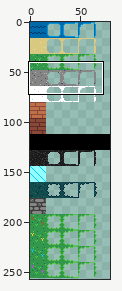
Pixel-art file -- aseprite/tiles_biome.aseprite. Above: a wide view before the commit, with the close-up outlined.
Close-up. The starting point:
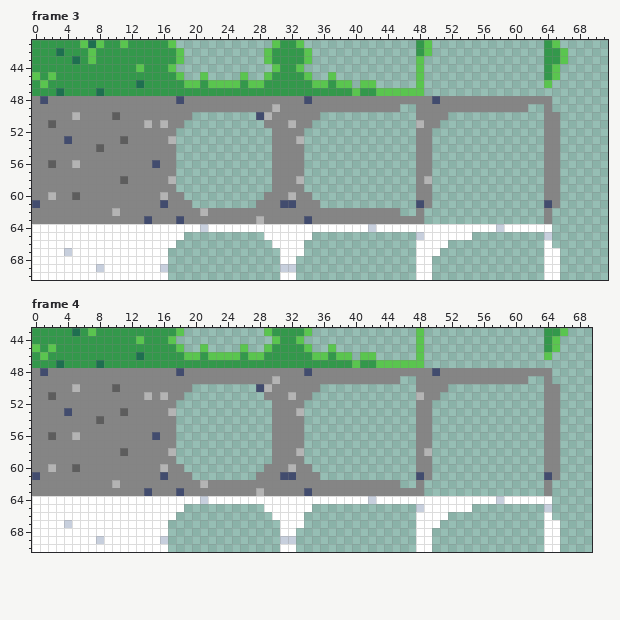
80x257 pixels, 4 frames. Shown: frame 3: x 0..71, y 41..70; frame 4: x 0..69, y 43..70. The commit also changed other frames or places, which this record leaves out.
After the commit:
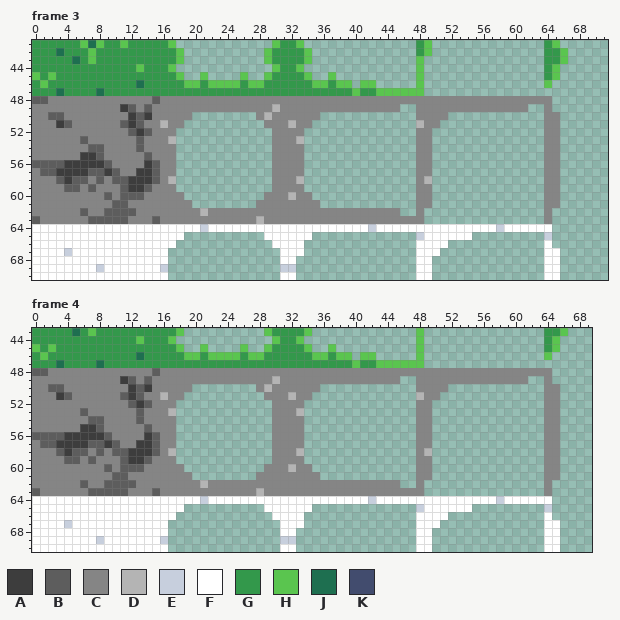
Palette (. is transparent): A #3d3d3d  B #5d5d5d  C #858585  D #b4b4b4  E #c7cfdd  F #ffffff  G #33984b  H #5ac54f  J #1e6f50  K #424c6e
Edits made:
Frame 3:
y 48: x 0..1 CK -> BB; x 15 C -> B; x 18 K -> C; x 34 K -> C; x 50 K -> C
y 49: x 11..12 CC -> AB; x 14 C -> B
y 50: x 2..3 CC -> BB; x 5 D -> C; x 10 B -> C; x 12..14 CCC -> ABA; x 28 K -> C
y 51: x 2..4 BCC -> CAB; x 11..14 CCCD -> BABC
y 52: x 12..14 CCC -> BAB
y 53: x 4 K -> C; x 6 C -> B; x 11 B -> C; x 13 C -> B
y 54: x 7 C -> B; x 13 C -> B
y 55: x 6..8 CCC -> AAB; x 14 C -> B
y 56: x 0..1 CC -> BB; x 3..9 CCDCCCC -> BAAAAAB; x 14..15 CK -> AB
y 57: x 1..10 CCCCCCCCCC -> BBAAAABBAB; x 13..15 CCC -> AAB
y 58: x 3..6 CCCC -> BABB; x 8 C -> B; x 10 C -> B; x 12..15 CCCC -> AAAB
y 59: x 4..5 CC -> BB; x 7 C -> B; x 11..14 CCCC -> BAAB
y 60: x 2 D -> C; x 5 B -> C; x 9 C -> B; x 11..13 CCC -> BBB; x 16 D -> C
y 61: x 0 K -> C; x 10..11 CC -> BB; x 16 K -> C; x 31..32 KK -> CC; x 48 K -> C; x 64 K -> C
y 62: x 6 C -> B; x 9..12 CDCC -> BBBB
y 63: x 0 C -> B; x 7..11 CCCCC -> BBBBB; x 14..15 KC -> CB; x 18 K -> C; x 34 K -> C
Frame 4: the same change as frame 3
